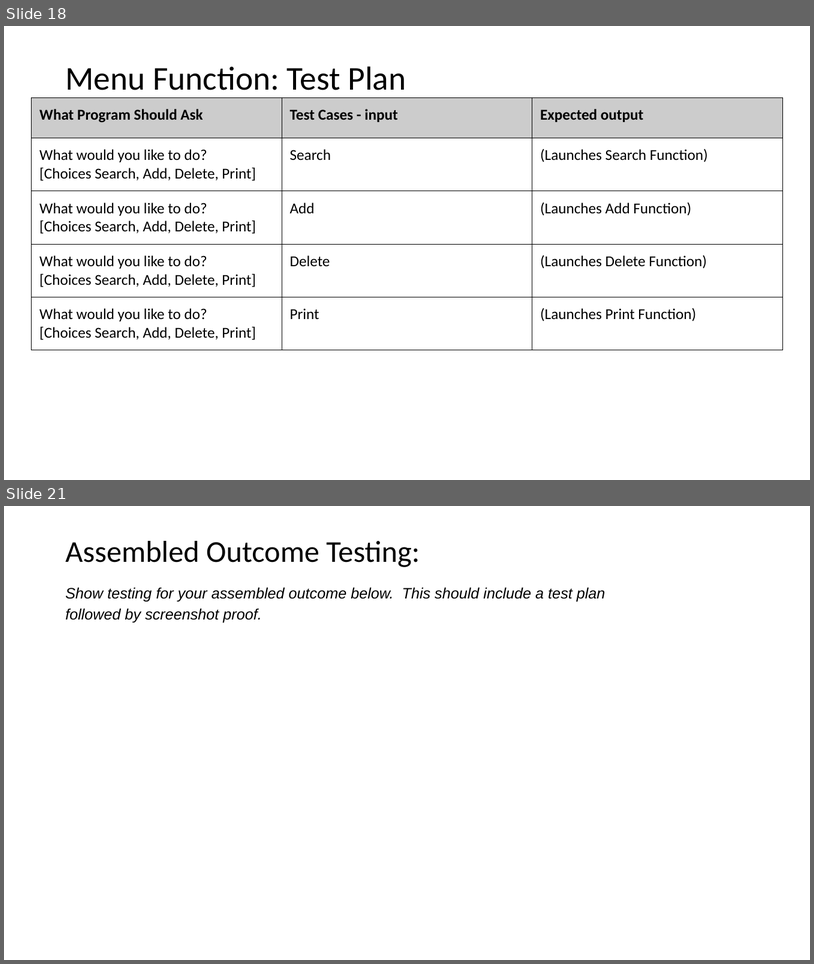
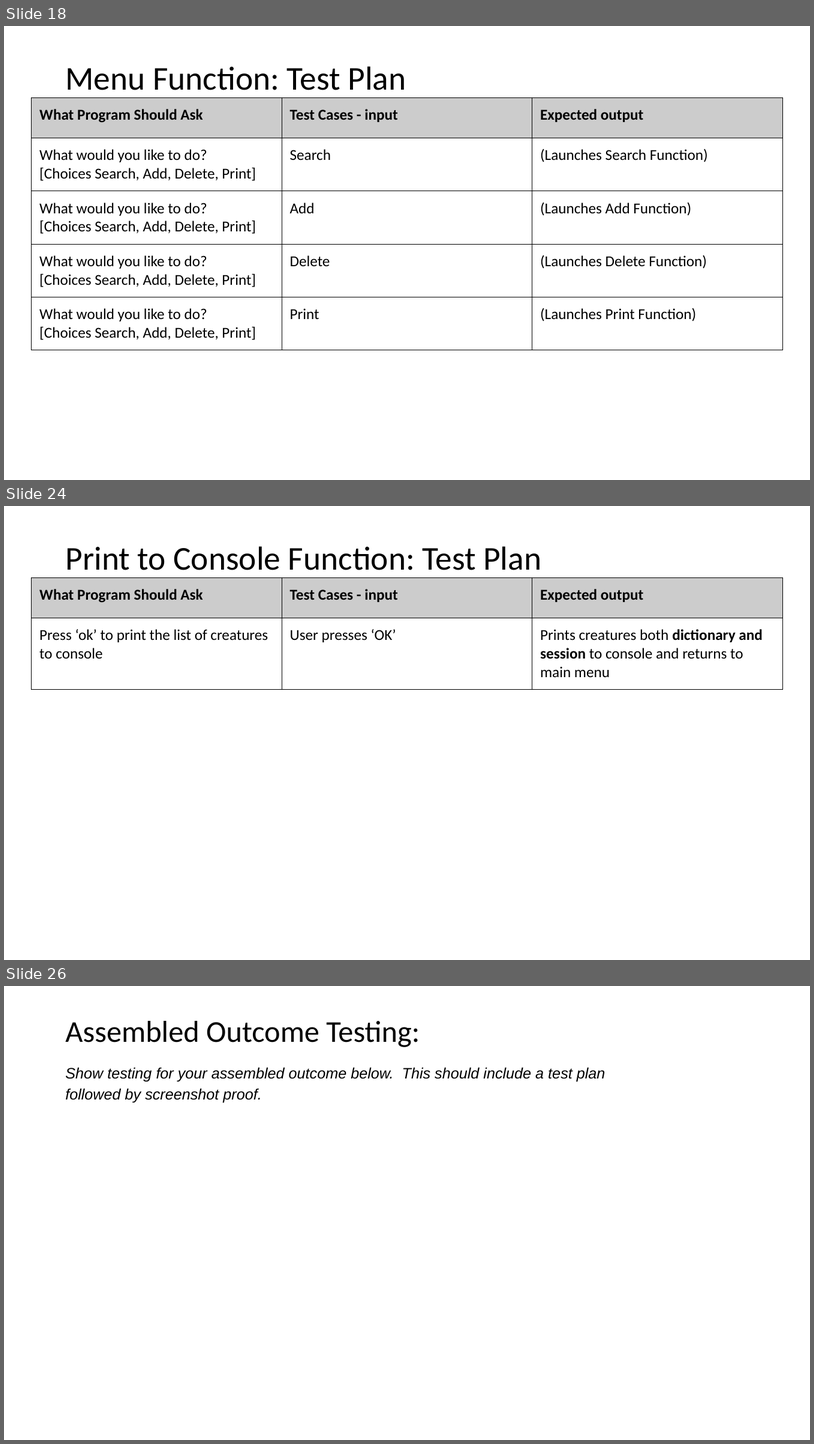
Before and after one commit to Jaxku/Assessment---Monster-Cards, a slide deck: 2.7 and 2.8 Documentation Template.pptx. Shown one above the other, each under a label of ours: slides 18 and 21 before the commit, slides 18, 24 and 26 after it; the slides between them are not shown. The pictures are 814x964 and 814x1444 pixels, drawn with LibreOffice and Linux fonts; fonts in the diff are those of the drawing. Boxes give left, top, right and bottom in pixels: in the first picture for what was removed or moved away, otherwise in the second. Text is boxed around its words. In the diff, an @@ line names an element or a change of style, - is before the commit and + after.

```diff
--- a/2.7 and 2.8 Documentation Template.pptx
+++ b/2.7 and 2.8 Documentation Template.pptx
@@ slide 24 added at [4, 506, 810, 960], background #FFFFFF @@
@@ title added at [65, 546, 542, 570], 39.6 pt, text #000000 @@
+Print to Console Function: Test Plan
@@ table added at [31, 577, 783, 688], 2 rows, 3 columns @@
+What Program Should Ask | Test Cases - input | Expected output
+Press ‘ok’ to print the list of creatures to console | User presses ‘OK’ | Prints creatures both dictionary and session to console and returns to main menu
@@ what was slide 21 is now slide 26 @@
```
Also in this commit, not shown: 2 slides changed, 4 other slides added, 2 other files.
